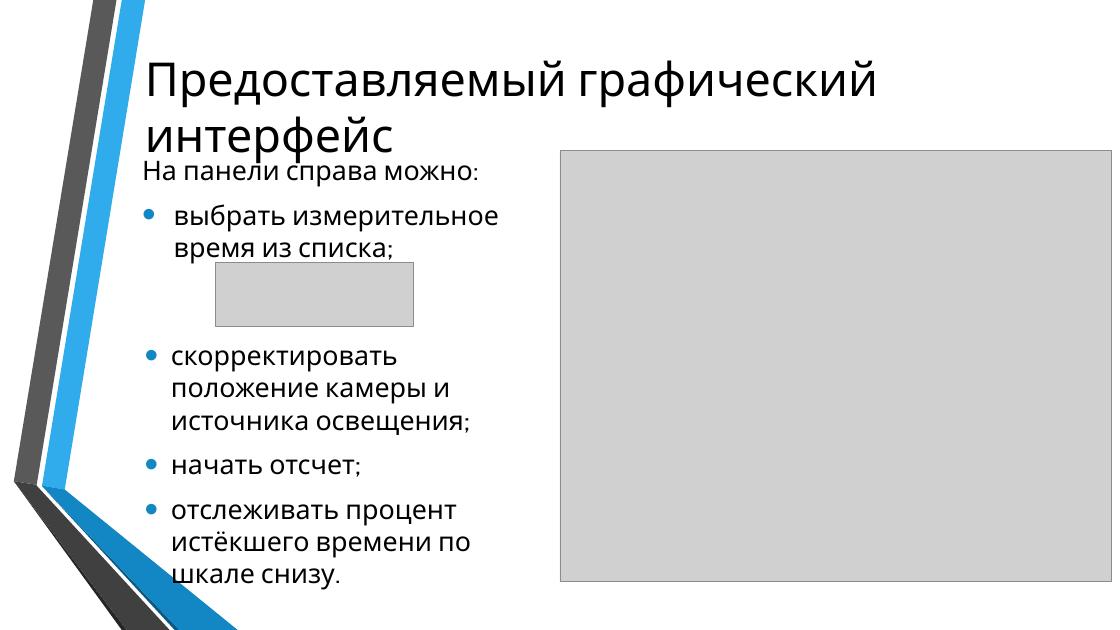
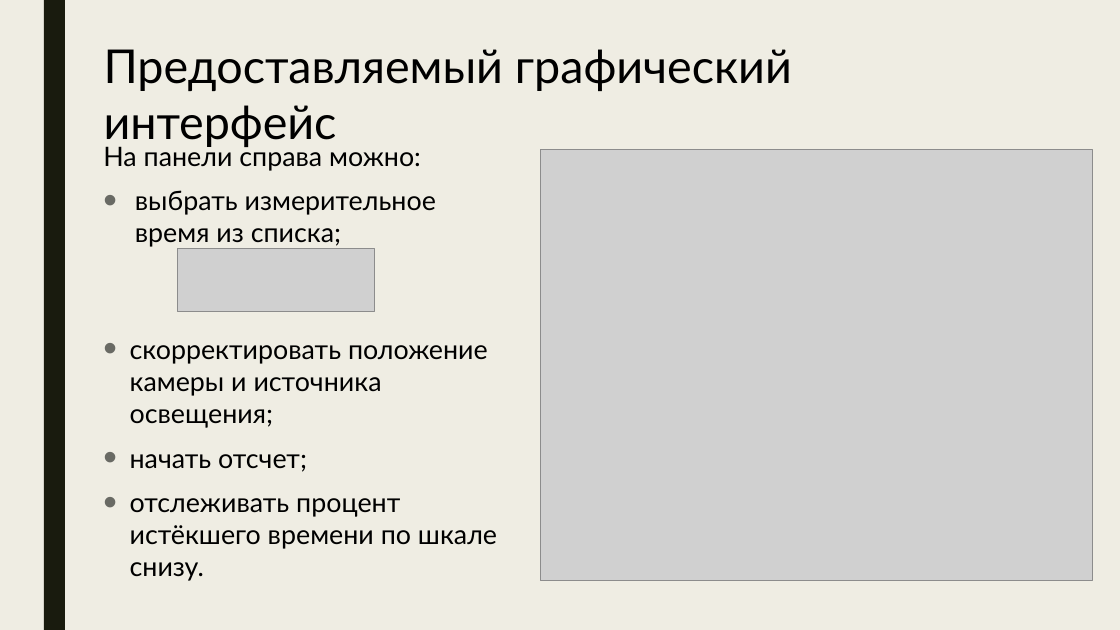
Before and after one commit to Bryanskaya/TimeIsOfTheEssence, a slide deck: slide 9 of Coursework/docs/Презентация_Брянская_ИУ7_52.pptx (slide 12 before the commit). Drawn at 1120x630 pixels with LibreOffice and Linux fonts; fonts in the diff are those of the drawing; grey boxes stand for pictures; background and template pictures are left out. Boxes give left, top, right and bottom in pixels: in the first picture for what was removed or moved away, otherwise in the second. Text is boxed around its words. In the diff, an @@ line names an element or a change of style, - is before the commit and + after.

```diff
--- a/Coursework/docs/Презентация_Брянская_ИУ7_52.pptx
+++ b/Coursework/docs/Презентация_Брянская_ИУ7_52.pptx
@@ background picture (left out) to #EFEDE3 @@
@@ rectangle added at (44, 0, 65, 630), fill #191B0E @@
@@ 2 texts, 1 picture: place and size @@
-2 texts, 1 picture at (142, 60, 878, 327)
+2 texts, 1 picture at (103, 49, 792, 313)
@@ text "Предоставляемый графический интерфейс" at (104, 49, 792, 149): font Cabin to Lato @@
@@ text "На панели справа можно:" at (103, 143, 436, 247): font Cabin to Lato; bullet colour #1287C3 to #696A64 @@
@@ picture: place and size @@
-picture at (560, 150, 1112, 581)
+picture at (540, 150, 1092, 581)
@@ text "скорректировать положение камеры и источника ...": place and size @@
-text "скорректировать положение камеры и источника ..." at (171, 350, 471, 591)
+text "скорректировать положение камеры и источника ..." at (130, 345, 497, 581)
@@ text "скорректировать положение камеры и источника ..." at (130, 345, 497, 581): font Cabin to Lato; bullet colour #1287C3 to #696A64 @@
@@ group removed at (13, 0, 238, 630): 6 freeform shapes @@
```
Also in this commit, not shown: 12 other slides changed, 5 slides removed.
